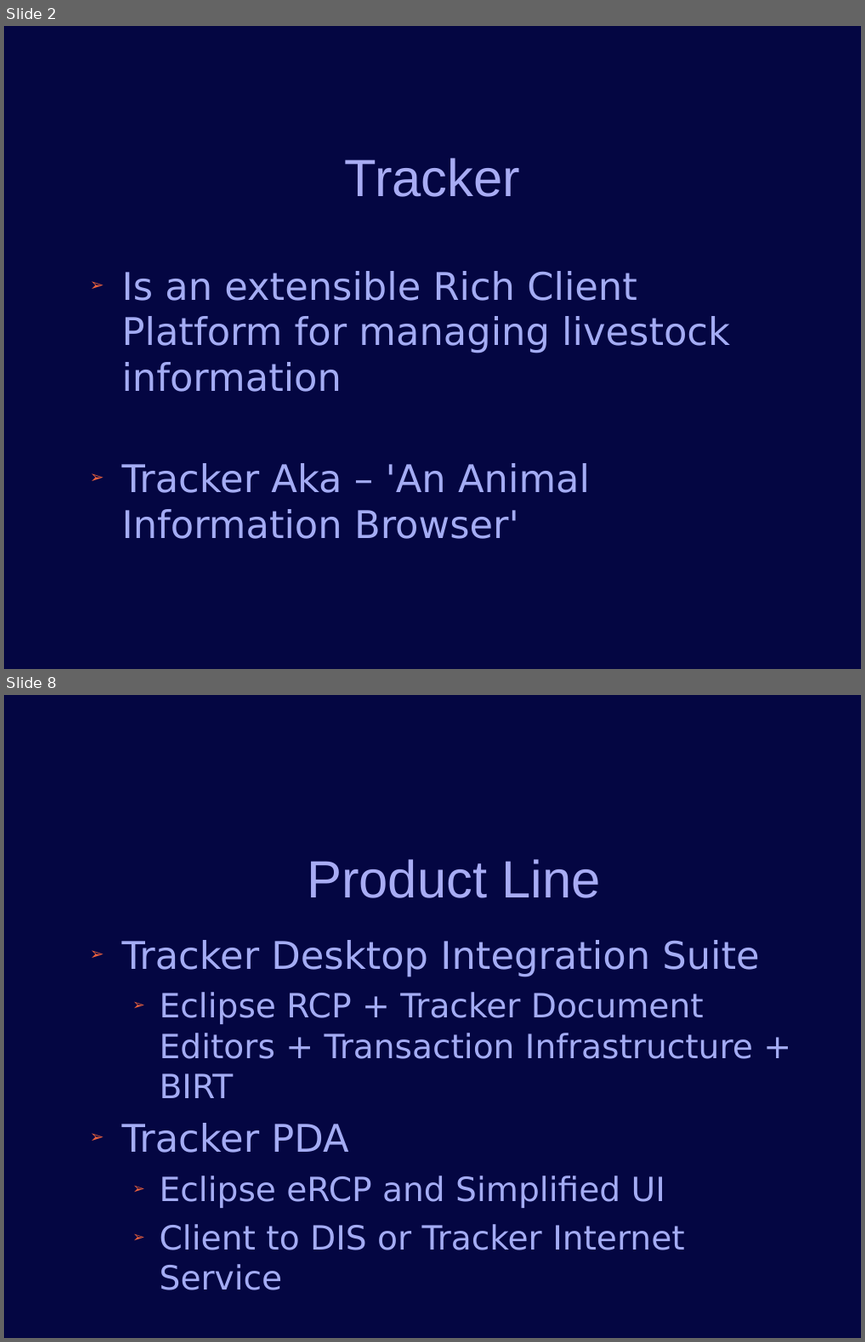
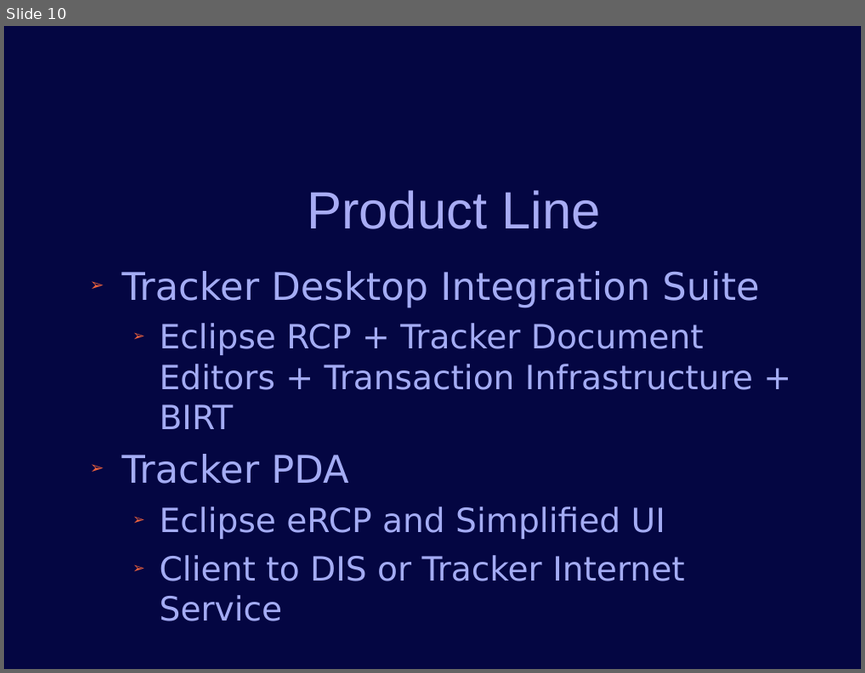
Before and after one commit to jconlon/Tracker, a slide deck: tracker/trunk/com.verticon.tracker.documentation/src/Tracker Introduction.odp. Shown one above the other, each under a label of ours: slides 2 and 8 before the commit, slide 10 after it; the slides between them are not shown. The pictures are 865x1342 and 865x673 pixels, drawn with LibreOffice and Linux fonts; fonts in the diff are those of the drawing; background and template pictures are left out. Boxes give left, top, right and bottom in pixels: in the first picture for what was removed or moved away, otherwise in the second. Text is boxed around its words. In the diff, an @@ line names an element or a change of style, - is before the commit and + after.

```diff
--- a/tracker/trunk/com.verticon.tracker.documentation/src/Tracker Introduction.odp
+++ b/tracker/trunk/com.verticon.tracker.documentation/src/Tracker Introduction.odp
@@ slide 2 removed at (4, 26, 861, 669), background #040642 @@
@@ title removed at (345, 158, 520, 197) @@
-Tracker
@@ text removed at (122, 271, 730, 539) @@
-➢ Is an extensible Rich Client Platform for managing livestock information
-➢ Tracker Aka – 'An Animal Information Browser'
@@ what was slide 8 is now slide 10 @@
```
Also in this commit, not shown: 6 slides changed, 5 slides added, 1 other slide removed.
